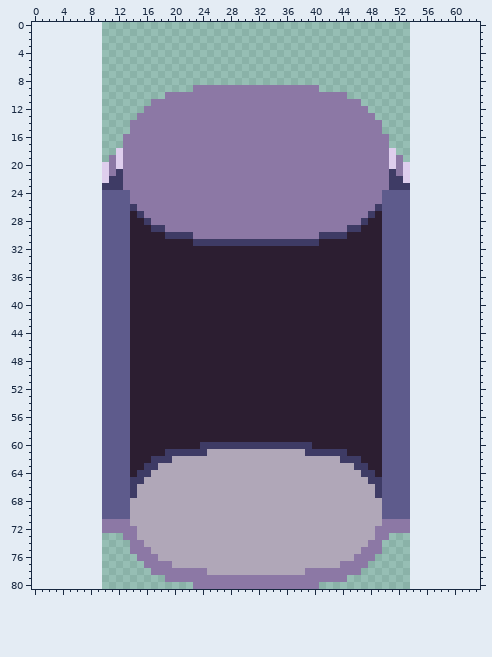
File history of a pixel-art file, CloningMachine/CloningMachineNew.aseprite. Above is the file before it was changed.
44x88 pixels, 1 frame. The old version is drawn lined up with the new one, on the new canvas.
Now the later version:
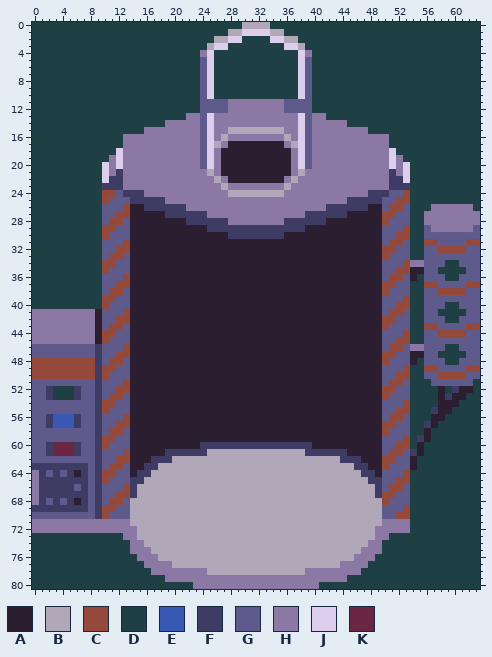
Palette (. is transparent): A #2c1e31  B #b0a7b8  C #94493a  D #1e4044  E #3859b3  F #3e3b65  G #5e5b8c  H #8c78a5  J #deceed  K #6b2643
Changes in this commit:
canvas 44x88 -> 64x81, the old top-left corner now at 10,-7 (the part of the old canvas that was cut away was empty and is not shown)
Changed rows in their new state; - is an unchanged pixel.
first column x 0:
 0 DDDDDDDDDDDDDDDDDDDDDDDDDDDDDDBBBBDDDDDDDDDDDDDDDDDDDDDDDDDDDDDD
 1 DDDDDDDDDDDDDDDDDDDDDDDDDDDDBBJJJJBBDDDDDDDDDDDDDDDDDDDDDDDDDDDD
 2 DDDDDDDDDDDDDDDDDDDDDDDDDDBBJJDDDDJJBBDDDDDDDDDDDDDDDDDDDDDDDDDD
 3 DDDDDDDDDDDDDDDDDDDDDDDDDBJJDDDDDDDDJJBDDDDDDDDDDDDDDDDDDDDDDDDD
 4 DDDDDDDDDDDDDDDDDDDDDDDDHJDDDDDDDDDDDDJHDDDDDDDDDDDDDDDDDDDDDDDD
 5 DDDDDDDDDDDDDDDDDDDDDDDDGJDDDDDDDDDDDDJGDDDDDDDDDDDDDDDDDDDDDDDD
 6 DDDDDDDDDDDDDDDDDDDDDDDDGJDDDDDDDDDDDDJGDDDDDDDDDDDDDDDDDDDDDDDD
 7 DDDDDDDDDDDDDDDDDDDDDDDDGJDDDDDDDDDDDDJGDDDDDDDDDDDDDDDDDDDDDDDD
 8 DDDDDDDDDDDDDDDDDDDDDDDDGJDDDDDDDDDDDDJGDDDDDDDDDDDDDDDDDDDDDDDD
 9 DDDDDDDDDDDDDDDDDDDDDDDDGJDDDDDDDDDDDDJGDDDDDDDDDDDDDDDDDDDDDDDD
10 DDDDDDDDDDDDDDDDDDDDDDDDGJDDDDDDDDDDDDJGDDDDDDDDDDDDDDDDDDDDDDDD
11 DDDDDDDDDDDDDDDDDDDDDDDDGGGG--------GGGGDDDDDDDDDDDDDDDDDDDDDDDD
12 DDDDDDDDDDDDDDDDDDDDDDDDGGGG--------GGGGDDDDDDDDDDDDDDDDDDDDDDDD
13 DDDDDDDDDDDDDDDDDDDDDD--GJ------------JG--DDDDDDDDDDDDDDDDDDDDDD
14 DDDDDDDDDDDDDDDDDDD-----GJ------------JG-----DDDDDDDDDDDDDDDDDDD
15 DDDDDDDDDDDDDDDD--------GJ--BBBBBBBB--JG--------DDDDDDDDDDDDDDDD
16 DDDDDDDDDDDDD-----------GJ-B--------B-JG-----------DDDDDDDDDDDDD
17 DDDDDDDDDDDDD-----------GJB-AAAAAAAA-BJG-----------DDDDDDDDDDDDD
18 DDDDDDDDDDDD------------GJ-AAAAAAAAAA-JG------------DDDDDDDDDDDD
19 DDDDDDDDDDD-------------GJ-AAAAAAAAAA-JG-------------DDDDDDDDDDD
20 DDDDDDDDDD--------------GJ-AAAAAAAAAA-JG--------------DDDDDDDDDD
21 DDDDDDDDDD---------------B-AAAAAAAAAA-B---------------DDDDDDDDDD
22 DDDDDDDDDD----------------B-AAAAAAAA-B----------------DDDDDDDDDD
23 DDDDDDDDDD-----------------B--------B-----------------DDDDDDDDDD
24 DDDDDDDDDDCC-FFF------------BBBBBBBB------------FFF--CDDDDDDDDDD
25 DDDDDDDDDDC---FFFFF--------------------------FFFFF--CCDDDDDDDDDD
26 DDDDDDDDDD---CAAFFFFFF--------------------FFFFFFAA-CC-DDDHHHHHHD
27 DDDDDDDDDD--CC-AAAAFFFFFF--------------FFFFFFAAAA-CC--DDHHHHHHHH
28 DDDDDDDDDD-CC---AAAAAAFFFFFF--------FFFFFFAAAAAA--C---DDHHHHHHHH
29 DDDDDDDDDDCC-----AAAAAAAAFFFFFFFFFFFFFFAAAAAAAA------CDDGHHHHHHG
30 DDDDDDDDDDC--------AAAAAAAAAFFFFFFFFAAAAAAAAA-------CCDDGGGGGGGG
31 DDDDDDDDDD---C---------AAAAAAAAAAAAAAAAAA----------CC-DDCCGGGGCC
32 DDDDDDDDDD--CC------------------------------------CC--DDGGCCCCGG
33 DDDDDDDDDD-CC-------------------------------------C---DDGGGGGGGG
34 DDDDDDDDDDCC-----------------------------------------CHHGGGDDGGG
35 DDDDDDDDDDC-----------------------------------------CCAAGGDDDDGG
36 DDDDDDDDDD---C-------------------------------------CC-ADGGGDDGGG
37 DDDDDDDDDD--CC------------------------------------CC--DDCCGGGGCC
38 DDDDDDDDDD-CC-------------------------------------C---DDGGCCCCGG
39 DDDDDDDDDDCC-----------------------------------------CDDGGGGGGGG
40 DDDDDDDDDDC-----------------------------------------CCDDGGGDDGGG
41 HHHHHHHHHA---C-------------------------------------CC-DDGGDDDDGG
42 HHHHHHHHHA--CC------------------------------------CC--DDGGGDDGGG
43 HHHHHHHHHA-CC-------------------------------------C---DDCCGGGGCC
44 HHHHHHHHHACC-----------------------------------------CDDGGCCCCGG
45 HHHHHHHHHAC-----------------------------------------CCDDGGGGGGGG
46 GGGGGGGGGF---C-------------------------------------CC-HHGGGDDGGG
47 GGGGGGGGGF--CC------------------------------------CC--AAGGDDDDGG
48 CCCCCCCCCF-CC-------------------------------------C---ADGGGDDGGG
49 CCCCCCCCCFCC-----------------------------------------CDDCCGGGGCC
50 CCCCCCCCCFC-----------------------------------------CCDDGGCCCCGG
51 GGGGGGGGGF---C-------------------------------------CC-DDDGGGGGGD
52 GGFDDDFGGF--CC------------------------------------CC--DDDDADFAAD
53 GGFDDDFGGF-CC-------------------------------------C---DDDDAFAADD
54 GGGGGGGGGFCC-----------------------------------------CDDDDAAADDD
55 GGGGGGGGGFC-----------------------------------------CCDDDFAADDDD
56 GGFEEEFGGF---C-------------------------------------CC-DDDAADDDDD
57 GGFEEEFGGF--CC------------------------------------CC--DDFADDDDDD
58 GGGGGGGGGF-CC-------------------------------------C---DDADDDDDDD
59 GGGGGGGGGFCC-----------------------------------------CDFADDDDDDD
60 GGFKKKFGGFC-----------------------------------------CCDADDDDDDDD
61 GGFKKKFGGF---C-------------------------------------CC-FADDDDDDDD
62 GGGGGGGGGF--CC------------------------------------CC--ADDDDDDDDD
63 FFFFFFFFGF-CC-------------------------------------C---ADDDDDDDDD
64 HFGFGFAFGFCC-----------------------------------------CDDDDDDDDDD
65 HFFFFFFFGFC-----------------------------------------CCDDDDDDDDDD
66 HFFFFFGFGF---C-------------------------------------CC-DDDDDDDDDD
67 HFFFFFFFGF--CC------------------------------------CC--DDDDDDDDDD
68 HFGFGFAFGF-CC-------------------------------------C---DDDDDDDDDD
69 FFFFFFFFGFCC-----------------------------------------CDDDDDDDDDD
70 GGGGGGGGGFC-----------------------------------------CCDDDDDDDDDD
71 HHHHHHHHHH--------------------------------------------DDDDDDDDDD
72 HHHHHHHHHH--------------------------------------------DDDDDDDDDD
73 DDDDDDDDDDDDD--------------------------------------DDDDDDDDDDDDD
74 DDDDDDDDDDDDDD------------------------------------DDDDDDDDDDDDDD
75 DDDDDDDDDDDDDD------------------------------------DDDDDDDDDDDDDD
76 DDDDDDDDDDDDDDD----------------------------------DDDDDDDDDDDDDDD
77 DDDDDDDDDDDDDDDD--------------------------------DDDDDDDDDDDDDDDD
78 DDDDDDDDDDDDDDDDD------------------------------DDDDDDDDDDDDDDDDD
79 DDDDDDDDDDDDDDDDDDD--------------------------DDDDDDDDDDDDDDDDDDD
80 DDDDDDDDDDDDDDDDDDDDDDD------------------DDDDDDDDDDDDDDDDDDDDDDD
Pixel boxes of the changes (left, top, right, bottom) in both pictures:
changed: (32, 22, 480, 589)
